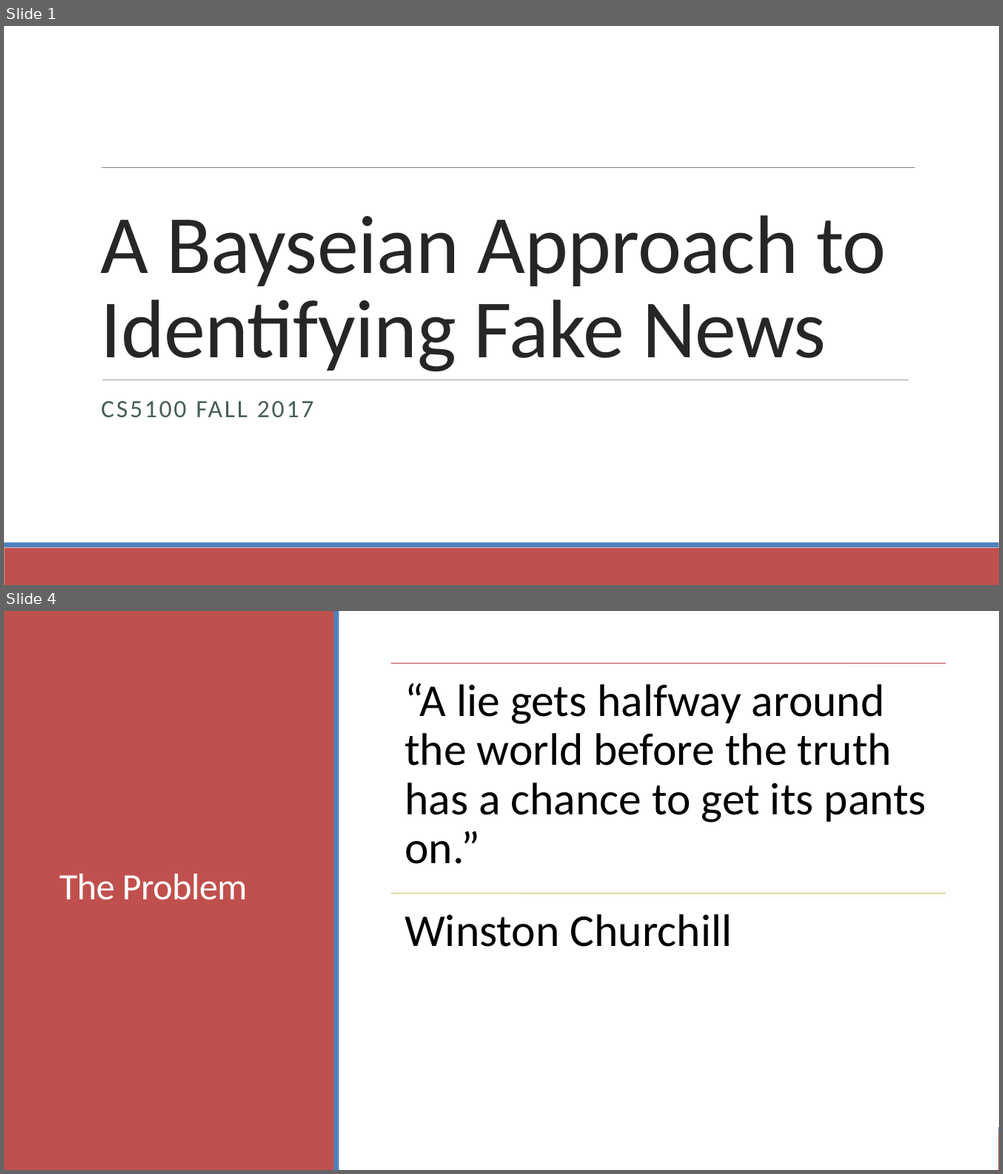
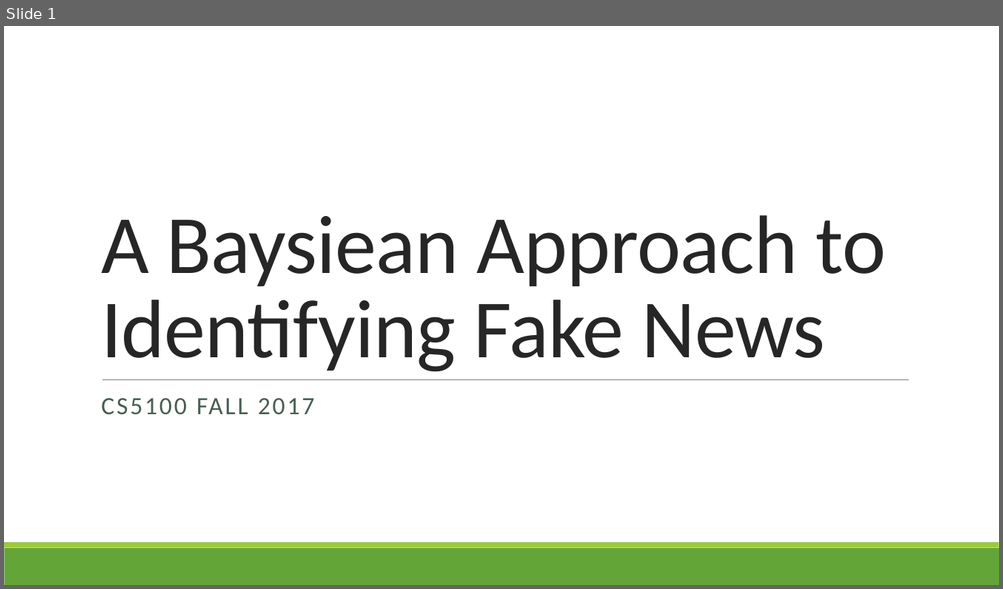
Before and after one commit to LinghanX/Project_Veritas, a slide deck: presentations/FakeNews_Final.pptx. Shown one above the other, each under a label of ours: slides 1 and 4 before the commit, slide 1 after it; the slides between them are not shown. The pictures are 1003x1174 and 1003x589 pixels, drawn with LibreOffice and Linux fonts; fonts in the diff are those of the drawing. Boxes give left, top, right and bottom in pixels: in the first picture for what was removed or moved away, otherwise in the second. Text is boxed around its words. In the diff, an @@ line names an element or a change of style, - is before the commit and + after.

```diff
--- a/presentations/FakeNews_Final.pptx
+++ b/presentations/FakeNews_Final.pptx
@@ slide 4 removed at (4,611,999,1170), background #FFFFFF; not listed: 2 template elements that a slide beside it also shows @@
@@ rectangle removed at (4,611,999,1170) @@
@@ rectangle removed at (4,611,335,1170) @@
@@ rectangle removed at (334,611,339,1170) @@
@@ line removed from (391, 664) to (945, 664) @@
@@ text removed at (404,683,926,864) @@
-“A lie gets halfway around the world before the truth has a chance to get its pants on.”
@@ text removed at (60,874,247,900) @@
-The Problem
@@ line removed from (391, 894) to (945, 894) @@
@@ text removed at (404,914,732,947) @@
-Winston Churchill
@@ slide 1 changed as well @@
@@ line removed from (102, 168) to (915, 168) @@
@@ title at (101,215,885,372): text changed @@
-A Bayseian Approach to Identifying Fake News
+A Baysiean Approach to Identifying Fake News
@@ line (102, 380) - (908, 380): stroke #808080 0.51 pt to #808080 0.5 pt @@
@@ subtitle "CS5100 FALL 2017" at (101,398,315,414): line spacing 1 to 0.9; more space between paragraphs @@
@@ rectangle at (4,548,999,585): fill #C0504D to #63A537 @@
@@ rectangle at (4,543,999,548): fill #4F81BD to #99CB38 @@
```
Also in this commit, not shown: 2 other slides changed, 6 slides added, 5 other slides removed, 4 other files.
